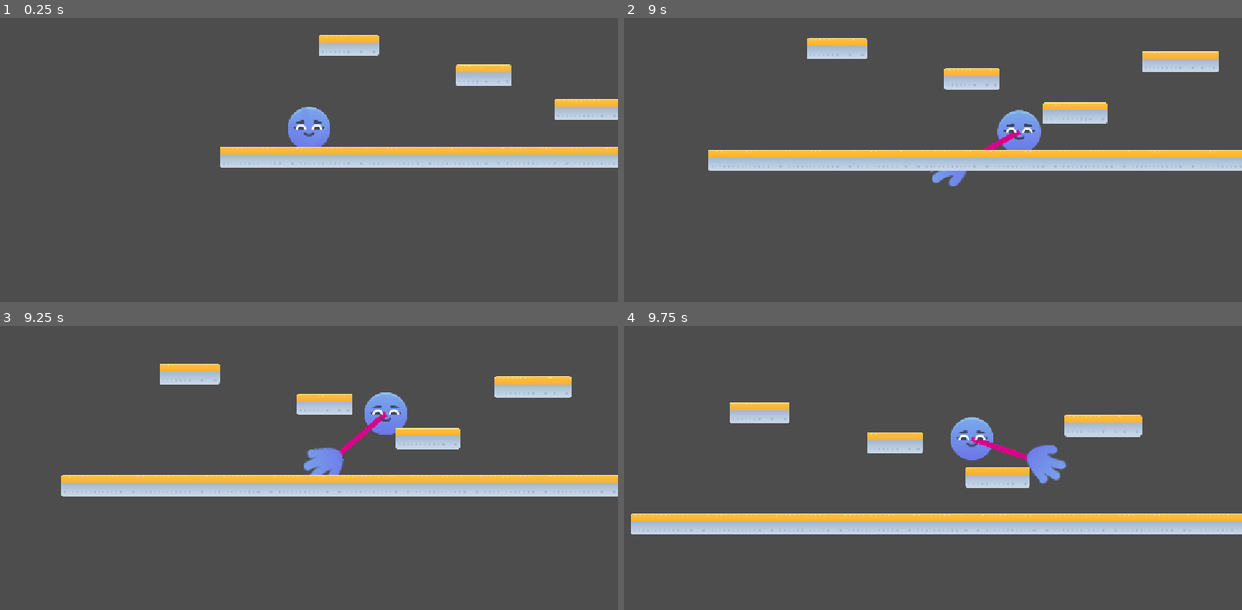
Above: before the commit, frames 1-4 (two rows, left to right).
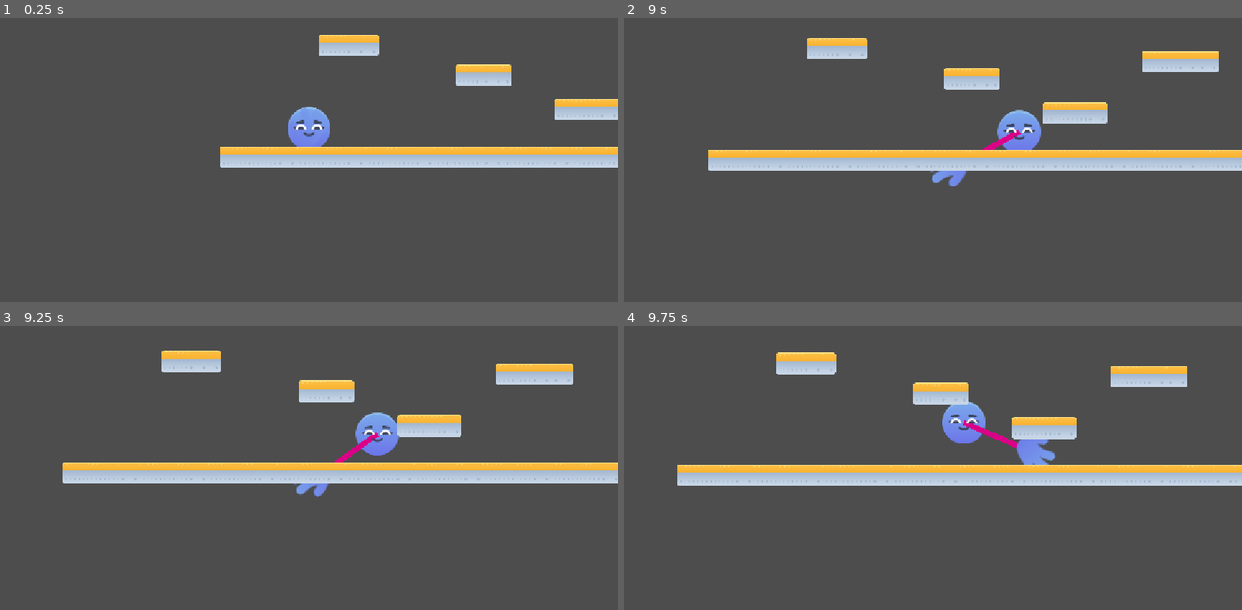
Above: after the commit, the same moments.

Repository: Ashes1997/KenneyScaleGameJam
Game: Godot game, scene res://levels/test_level/SlingshotLevelTest.tscn
Same seed, same stepped clock (60 frames per second), same inputs: the game is played once before the commit and once after it. This scene is started directly instead of the project's main scene.
Inputs (mouse positions are in pixels of both pictures, inside the frame that each line leads up to):
- Up to frame 1 (0.25 s): no input
- Up to frame 2 (9 s): tap Enter at 0.5 s; move the mouse to (1068, 111) at 0.52 s; press the mouse at (1068, 111) at 0.53 s; hold D (move_right) 0.53-2.03 s; tap Space (jump) at 0.77, 1.07, 1.52, 1.55, 1.82, 2.1, 3.02, 3.32, 3.77, 3.8, 4.07, 4.52, 4.82, 5.85, 6.02, 6.32, 6.77, 7.07, 7.52, 7.82, 8.3 s; right-click (1068, 111) at 0.8 s; move the mouse to (809, 145) at 1.27 s; release the mouse at (809, 145) at 1.28 s; right-click (809, 145) at 1.35 s; move the mouse to (994, 52) at 2.02 s; press the mouse at (994, 52) at 2.03 s; hold A (move_left) 2.03-2.78 s; move the mouse to (902, 196) at 2.77 s; release the mouse at (902, 196) at 2.78 s; hold D (move_right) 2.78-4.28 s; click (902, 196) at 2.85 s; right-click (902, 196) at 3.05 s; move the mouse to (1118, 179) at 3.52 s; hold Right mouse button (slingshot) 3.53-4.28 s; move the mouse to (747, 77) at 4.27 s; hold A (move_left) 4.28-5.03 s; click (747, 77) at 4.35 s; move the mouse to (963, 128) at 5.02 s; hold D (move_right) 5.03-5.78 s; hold Right mouse button (slingshot) 5.03-5.78 s; move the mouse to (840, 40) at 5.77 s; hold A (move_left) 5.78-7.28 s; move the mouse to (1068, 111) at 6.52 s; press the mouse at (1068, 111) at 6.53 s; move the mouse to (809, 145) at 7.27 s; release the mouse at (809, 145) at 7.28 s; hold D (move_right) from 7.28 s (still down); right-click (809, 145) at 7.35 s; move the mouse to (994, 52) at 8.02 s; press the mouse at (994, 52) at 8.03 s; move the mouse to (902, 196) at 8.77 s; release the mouse at (902, 196) at 8.78 s; right-click (902, 196) at 8.85 s
- Up to frame 3 (9.25 s): keep holding D (move_right); tap Space (jump) at 9.02 s; click (278, 504) at 9.05 s
- Up to frame 4 (9.75 s): tap Space (jump) at 9.32, 9.6 s; move the mouse to (1118, 487) at 9.52 s; release D (move_right) at 9.53 s; hold A (move_left) from 9.53 s (still down); hold Right mouse button (slingshot) from 9.53 s (still down)

Frames 1-2 are identical in both runs. In frame 3, 17% of the frame differs, in the area x 9-100%, y 8-61%; in frame 4, 20%, in the area x 1-100%, y 9-74%.

Commit message:
Scale arm with blob size, add rope constraint on grab to enable swinging

Diff:
--- a/entities/blob/blob.gd
+++ b/entities/blob/blob.gd
@@ -9,6 +9,9 @@
 @export var min_scale: float = 0.25
 @export var slingshot_strength: float = 750
 var target:float=1.0
+var is_hanging: bool = false
+var grab_anchor: Vector2 = Vector2.ZERO
+var base_arm_length: float = 0.0
 
 func _process(delta: float) -> void:
 	if Input.is_action_pressed("scale_up"):
@@ -25,7 +28,7 @@
 
 	# Handle jump.
 	if Input.is_action_just_pressed("jump") and is_on_floor():
-		velocity.y += JUMP_VELOCITY
+		velocity.y = JUMP_VELOCITY
 
 	# Get the input direction and handle the movement/deceleration.
 
@@ -38,7 +41,24 @@
 
 	move_and_slide()
 
+	if is_hanging:
+		var max_len := base_arm_length * target
+		var to_blob := global_position - grab_anchor
+		if to_blob.length() > max_len:
+			var dir := to_blob.normalized()
+			global_position = grab_anchor + dir * max_len
+			var radial := velocity.dot(dir)
+			if radial > 0.0:
+				velocity -= dir * radial
+
 func slingshot_to(anchor_position:Vector2):
-	print("anchor: ", anchor_position, "  blob: ", global_position)
 	var direction: Vector2 = (anchor_position - global_position).normalized()
 	velocity += direction*slingshot_strength
+
+func on_grabbed(anchor_position: Vector2, arm_length: float) -> void:
+	is_hanging = true
+	grab_anchor = anchor_position
+	base_arm_length = arm_length
+
+func on_released() -> void:
+	is_hanging = false
--- a/entities/hand/hand.gd
+++ b/entities/hand/hand.gd
@@ -24,8 +24,10 @@
 	hand_sprite.texture = open_texture
 
 func _physics_process(delta: float) -> void:
+	var body_scale: float = body.scale.x
+	scale = Vector2(body_scale, body_scale)
 	if not is_grabbing:
-		var offset: Vector2 = (get_global_mouse_position() - body.global_position).limit_length(arm_radius)
+		var offset: Vector2 = (get_global_mouse_position() - body.global_position).limit_length(arm_radius * body_scale)
 		global_position = body.global_position + offset
 		hand_sprite.rotation = offset.angle() + 90
 
--- a/player/player.gd
+++ b/player/player.gd
@@ -6,6 +6,8 @@
 # Called when the node enters the scene tree for the first time.
 func _ready() -> void:
 	hand.slingshot_requested.connect(_on_slingshot_requested)
+	hand.grabbed.connect(_on_grabbed)
+	hand.released.connect(_on_released)
 
 # Called every frame. 'delta' is the elapsed time since the previous frame.
 func _process(delta: float) -> void:
@@ -13,3 +15,9 @@
 
 func _on_slingshot_requested(anchor_position:Vector2) -> void:
 	blob.slingshot_to(anchor_position)
+
+func _on_grabbed(anchor_position: Vector2) -> void:
+	blob.on_grabbed(anchor_position, hand.arm_radius)
+
+func _on_released() -> void:
+	blob.on_released()
